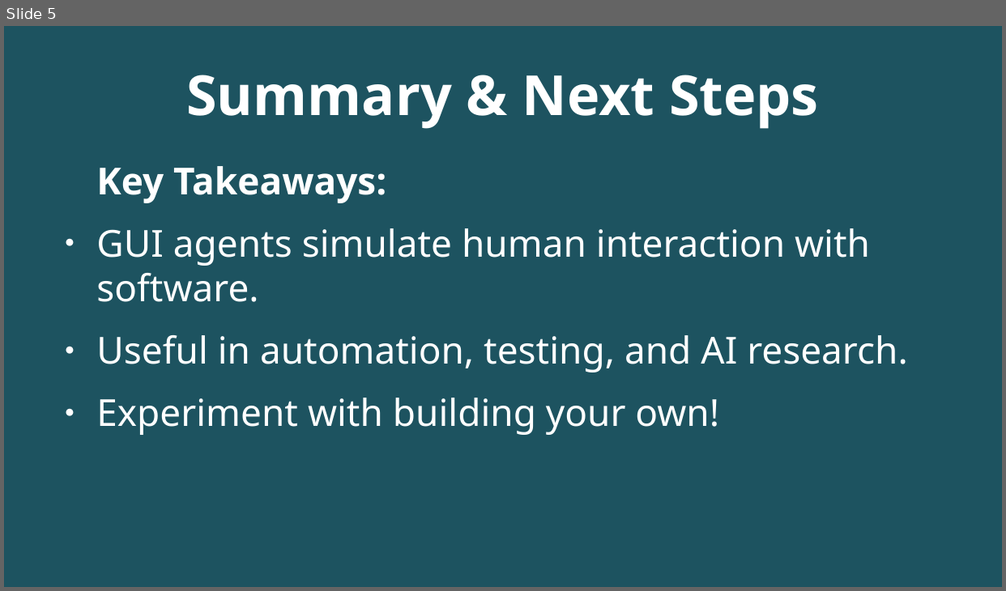
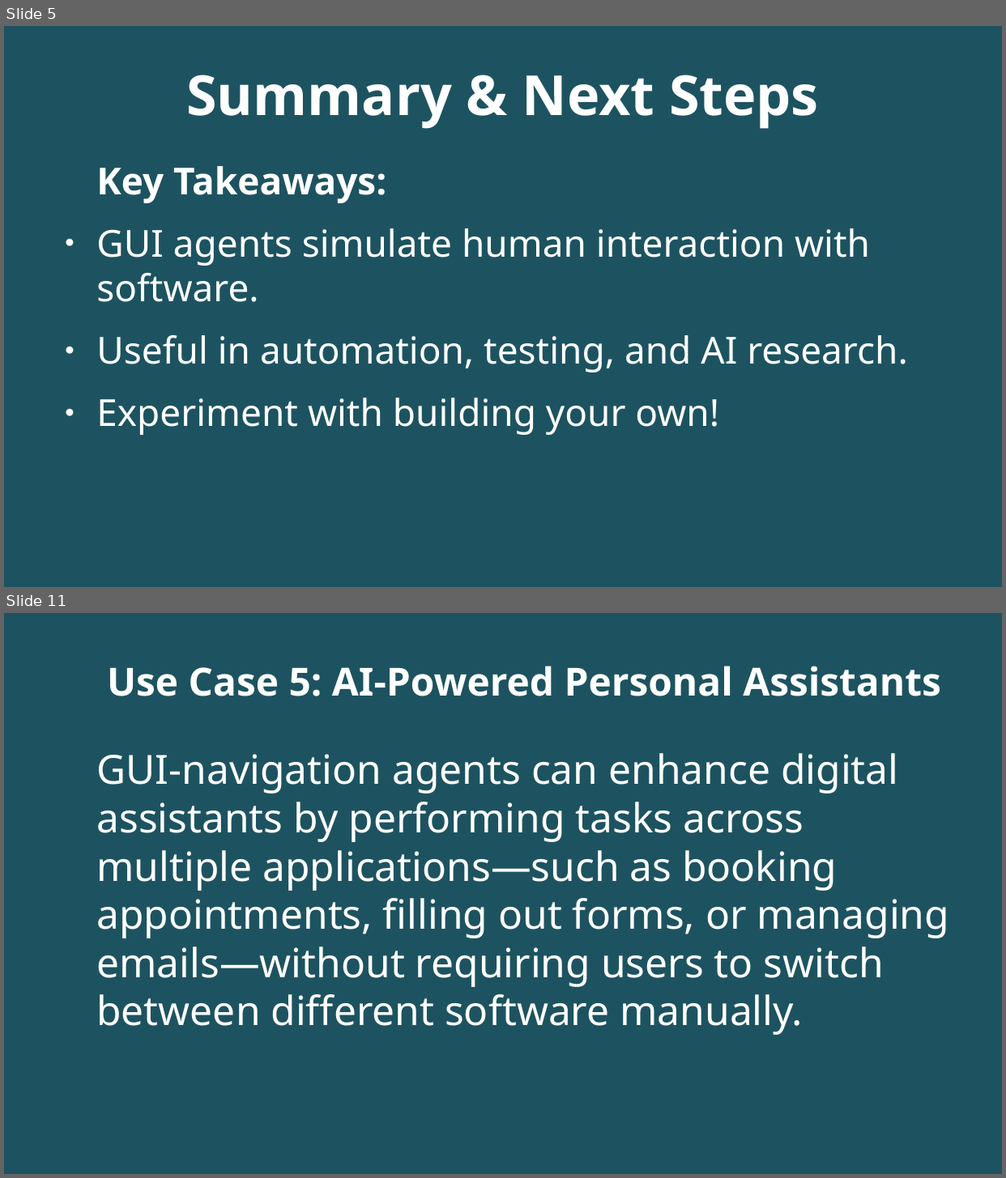
Before and after one commit to mariyadavydova/benchmark_data, a slide deck: demo_01.odp. Shown one above the other, each under a label of ours: slide 5 before the commit, slides 5 and 11 after it; the slides between them are not shown. The pictures are 1006x591 and 1006x1178 pixels, drawn with LibreOffice and Linux fonts; fonts in the diff are those of the drawing; background and template pictures are left out; a plain dark background stands for a picture behind light text. Boxes give left, top, right and bottom in pixels: in the first picture for what was removed or moved away, otherwise in the second. Text is boxed around its words. In the diff, an @@ line names an element or a change of style, - is before the commit and + after.

```diff
--- a/demo_01.odp
+++ b/demo_01.odp
@@ slide 11 added at bbox=[4, 613, 1002, 1174], background picture (left out); not listed: 1 template element that a slide beside it also shows @@
@@ title added at bbox=[107, 666, 940, 696], 30.8 pt, text #FFFFFF, bold @@
+Use Case 5: AI-Powered Personal Assistants
@@ text added at bbox=[96, 753, 950, 1035], 32 pt, text #FFFFFF @@
+GUI-navigation agents can enhance digital assistants by performing tasks across multiple applications—such as booking appointments, filling out forms, or managing emails—without requiring users to switch between different software manually.
```
Also in this commit, not shown: 5 other slides added.
